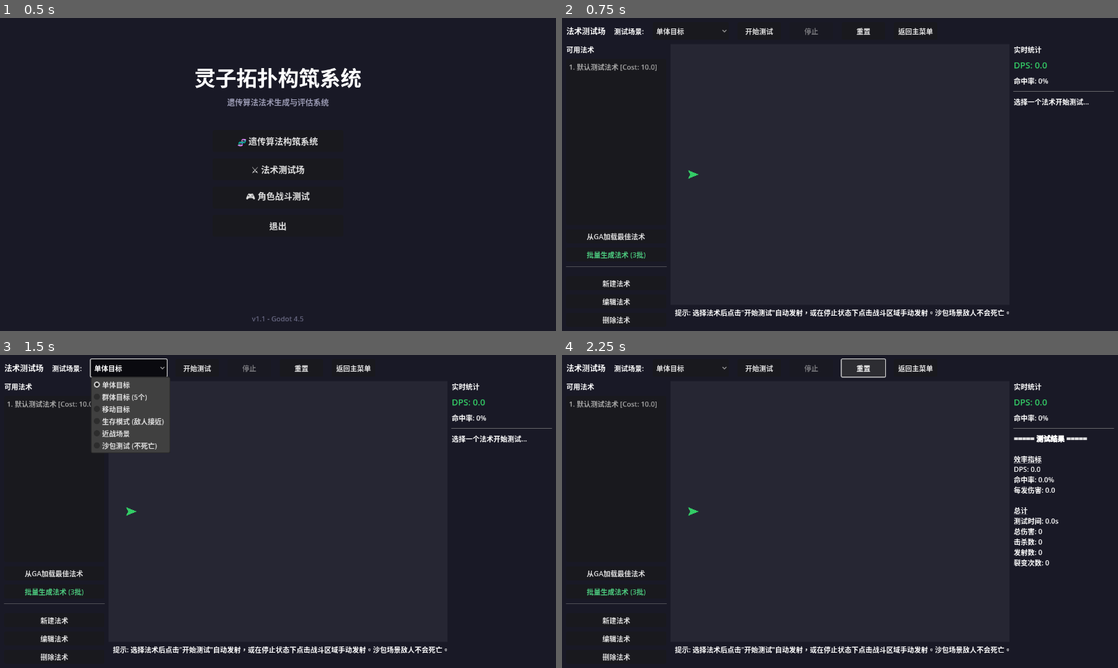
Above: before the commit, frames 1-4 (two rows, left to right).
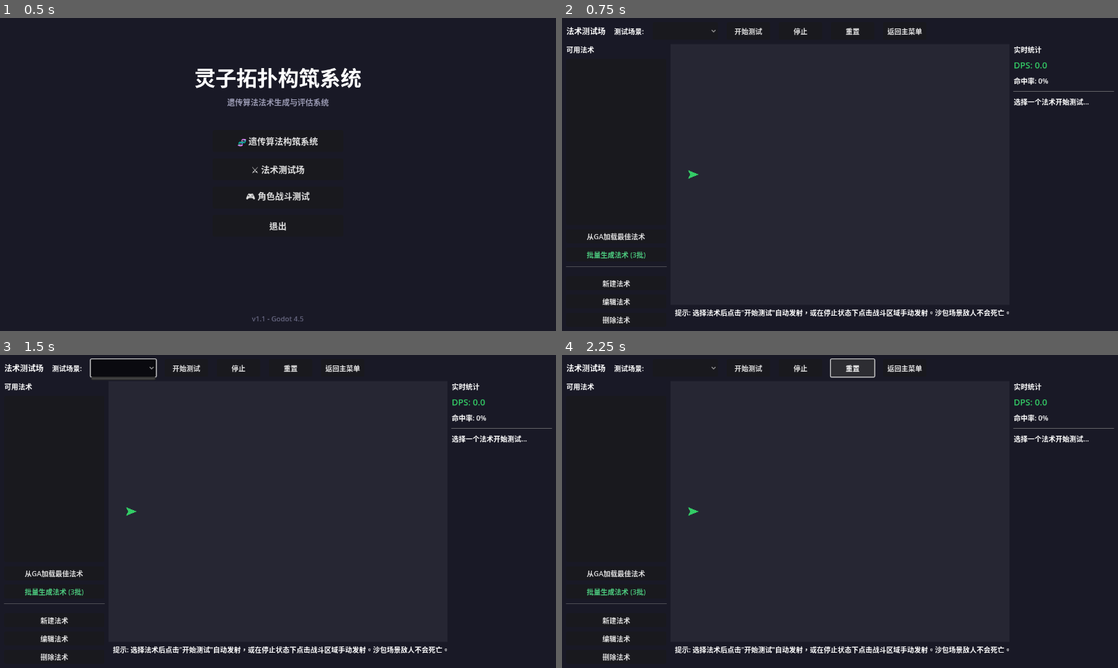
Above: after the commit, the same moments.

Repository: gdszyy/lingzi-topology-system
Game: Godot game, scene res://scenes/main_menu/main_menu.tscn
The game is run twice, just before and just after one commit, with the same random seed, the same clock (stepped at 60 frames per second) and the same inputs.
Inputs (mouse positions are in pixels of both pictures, inside the frame that each line leads up to; where the layout moved, square brackets give the same spot in the first picture):
- Up to frame 1 (0.5 s): no input
- Up to frame 2 (0.75 s): click "⚔️ 法术测试场" at 0.5 s
- Up to frame 3 (1.5 s): click (122, 367) [127, 367] at 1.25 s
- Up to frame 4 (2.25 s): click "重置" at 2 s

Frame 1 is identical in both runs. In frame 2, 0.7% of the frame differs, in the area x 1-67%, y 3-17%; in frame 3, 3.8%, in the area x 1-67%, y 1-32%; in frame 4, 1.8%.
Error after the commit: Parse Error: Could not preload resource file "res://scenes/battle_test/entities/attacking_enemy.tscn". (res://scenes/battle_test/battle_test_scene.gd:73)

Commit message:
feat: 添加护盾测试场景
新增功能：
- 添加护盾测试场景 (SHIELD_TEST) 到测试场
- 创建攻击型敌人 (AttackingEnemy) 用于测试护盾吸收
- 创建护盾测试玩家 (ShieldTestPlayer) 实体
- 添加护盾测试统计数据显示
- 添加默认护盾测试法术

护盾测试功能：
- 攻击型敌人会主动攻击玩家
- 实时显示护盾值、吸收伤害、激活次数等统计
- 护盾破碎时有视觉反馈
- 测试结束后显示详细护盾统计报告

Diff:
--- a/scenes/battle_test/battle_test_scene.gd
+++ b/scenes/battle_test/battle_test_scene.gd
@@ -6,7 +6,8 @@
 	MOVING_TARGETS,
 	SURVIVAL,
 	CLOSE_RANGE,
-	DUMMY_TARGETS
+	DUMMY_TARGETS,
+	SHIELD_TEST
 }
 
 @onready var scenario_option: OptionButton = $UI/TopPanel/ScenarioOption
@@ -34,6 +35,7 @@
 
 var enemy_scene: PackedScene
 var dummy_enemy_scene: PackedScene
+var attacking_enemy_scene: PackedScene
 
 var batch_generator: BatchSpellGenerator
 
@@ -53,9 +55,22 @@
 
 var last_batch_result: Dictionary = {}
 
+# 护盾测试统计
+var shield_test_stats = {
+	"current_shield": 0.0,
+	"damage_absorbed": 0.0,
+	"shield_activations": 0,
+	"shield_breaks": 0,
+	"attacks_received": 0
+}
+
+var shield_test_timer: Timer = null
+var shield_test_player: Node2D = null
+
 func _ready():
 	enemy_scene = preload("res://scenes/battle_test/entities/enemy.tscn")
 	dummy_enemy_scene = preload("res://scenes/battle_test/entities/dummy_enemy.tscn")
+	attacking_enemy_scene = preload("res://scenes/battle_test/entities/attacking_enemy.tscn")
 	spell_editor_scene = preload("res://scenes/battle_test/spell_editor.tscn")
 
 	batch_generator = BatchSpellGenerator.new()
@@ -77,6 +92,9 @@
 
 		if current_scenario == TestScenario.CLOSE_RANGE or current_scenario == TestScenario.SURVIVAL:
 			_check_enemy_reach_player()
+
+		if current_scenario == TestScenario.SHIELD_TEST:
+			_update_shield_test_stats()
 
 func _setup_ui() -> void:
 	start_button.pressed.connect(_on_start_pressed)
@@ -107,6 +125,7 @@
 	scenario_option.add_item("生存模式 (敌人接近)", TestScenario.SURVIVAL)
 	scenario_option.add_item("近战场景", TestScenario.CLOSE_RANGE)
 	scenario_option.add_item("沙包测试 (不死亡)", TestScenario.DUMMY_TARGETS)
+	scenario_option.add_item("护盾测试", TestScenario.SHIELD_TEST)
 
 func _create_default_spell() -> void:
 	var spell = SpellCoreData.new()
@@ -134,6 +153,11 @@
 	spell.topology_rules = rules
 
 	available_spells.append(spell)
+
+	# 添加护盾测试法术
+	var shield_spell = _create_shield_test_spell()
+	available_spells.append(shield_spell)
+
 	_update_spell_list()
 
 func _update_spell_list() -> void:
@@ -207,6 +231,9 @@
 	if survival_timer != null:
 		survival_timer.stop()
 
+	if shield_test_timer != null:
+		shield_test_timer.stop()
+
 	_show_final_results()
 
 func _on_reset_pressed() -> void:
@@ -216,6 +243,18 @@
 	test_duration = 0.0
 	total_damage_dealt = 0.0
 	enemies_killed = 0
+
+	# 重置护盾测试统计
+	shield_test_stats.current_shield = 0.0
+	shield_test_stats.damage_absorbed = 0.0
+	shield_test_stats.shield_activations = 0
+	shield_test_stats.shield_breaks = 0
+	shield_test_stats.attacks_received = 0
+
+	# 清理护盾测试玩家
+	if shield_test_player != null:
+		shield_test_player.queue_free()
+		shield_test_player = null
 
 	for enemy in enemy_container.get_children():
 		if enemy is DummyEnemy:
@@ -330,6 +369,12 @@
 			_spawn_dummy_enemy(battle_center + Vector2(400, 80), DummyEnemy.MovePattern.ORBIT, 100.0)
 			call_deferred("_setup_orbit_dummy", battle_center)
 
+		TestScenario.SHIELD_TEST:
+			_spawn_attacking_enemy(battle_center + Vector2(250, 0), 100.0, 80.0, 15.0, 1.5)
+			_spawn_attacking_enemy(battle_center + Vector2(200, -150), 80.0, 70.0, 10.0, 2.0)
+			_spawn_attacking_enemy(battle_center + Vector2(200, 150), 80.0, 70.0, 10.0, 2.0)
+			_start_shield_test_spawner()
+
 func _setup_orbit_dummy(center: Vector2) -> void:
 	for enemy in enemy_container.get_children():
 		if enemy is DummyEnemy and enemy.move_pattern == DummyEnemy.MovePattern.ORBIT:
@@ -450,6 +495,8 @@
 	for enemy in enemy_container.get_children():
 		if enemy is Enemy:
 			enemy.set_target_position(player_position)
+		elif enemy is AttackingEnemy:
+			enemy.set_target_position(player_position)
 
 func _check_enemy_reach_player() -> void:
 	for enemy in enemy_container.get_children():
@@ -477,10 +524,20 @@
 	stats_text += "裂变次数: %d\n" % caster_stats.fissions_triggered
 	stats_text += "活跃子弹: %d\n" % caster_stats.active_projectiles
 
-	var scenario_names = ["单体目标", "群体目标", "移动目标", "生存模式", "近战场景", "沙包测试"]
+	var scenario_names = ["单体目标", "群体目标", "移动目标", "生存模式", "近战场景", "沙包测试", "护盾测试"]
 	stats_text += "\n[u]场景: %s[/u]\n" % scenario_names[current_scenario]
 
 	if current_scenario == TestScenario.SURVIVAL or current_scenario == TestScenario.CLOSE_RANGE:
+		var enemy_count = enemy_container.get_child_count()
+		stats_text += "当前敌人数: %d\n" % enemy_count
+
+	if current_scenario == TestScenario.SHIELD_TEST:
+		stats_text += "\n[u]护盾统计[/u]\n"
+		stats_text += "护盾值: %.0f\n" % shield_test_stats.current_shield
+		stats_text += "吸收伤害: %.0f\n" % shield_test_stats.damage_absorbed
+		stats_text += "护盾激活次数: %d\n" % shield_test_stats.shield_activations
+		stats_text += "护盾破碎次数: %d\n" % shield_test_stats.shield_breaks
+		stats_text += "受到攻击: %d\n" % shield_test_stats.attacks_received
 		var enemy_count = enemy_container.get_child_count()
 		stats_text += "当前敌人数: %d\n" % enemy_count
 
@@ -528,6 +585,19 @@
 				result_text += "  平均单次伤害: %.1f\n" % dummy_stats.avg_damage_per_hit
 				dummy_index += 1
 
+	if current_scenario == TestScenario.SHIELD_TEST:
+		result_text += "\n[u]护盾测试结果[/u]\n"
+		result_text += "护盾激活次数: %d\n" % shield_test_stats.shield_activations
+		result_text += "护盾破碎次数: %d\n" % shield_test_stats.shield_breaks
+		result_text += "总吸收伤害: %.0f\n" % shield_test_stats.damage_absorbed
+		result_text += "受到攻击次数: %d\n" % shield_test_stats.attacks_received
+		if shield_test_stats.attacks_received > 0:
+			var avg_absorbed = shield_test_stats.damage_absorbed / shield_test_stats.attacks_received
+			result_text += "平均每次吸收: %.1f\n" % avg_absorbed
+		if shield_test_stats.shield_activations > 0:
+			var avg_per_shield = shield_test_stats.damage_absorbed / shield_test_stats.shield_activations
+			result_text += "每次护盾平均吸收: %.1f\n" % avg_per_shield
+
 	stats_label.text = result_text
 
 func _input(event: InputEvent) -> void:
@@ -593,3 +663,155 @@
 	if spell_editor != null:
 		spell_editor.queue_free()
 		spell_editor = null
+
+
+## ========== 护盾测试相关函数 ==========
+
+func _spawn_attacking_enemy(pos: Vector2, health: float, speed: float, damage: float, cooldown: float) -> void:
+	call_deferred("_spawn_attacking_enemy_internal", pos, health, speed, damage, cooldown)
+
+func _spawn_attacking_enemy_internal(pos: Vector2, health: float, speed: float, damage: float, cooldown: float) -> AttackingEnemy:
+	var enemy = attacking_enemy_scene.instantiate() as AttackingEnemy
+	enemy_container.add_child(enemy)
+	enemy.global_position = pos
+	enemy.set_max_energy_cap(health)
+	enemy.move_speed = speed
+	enemy.attack_damage = damage
+	enemy.attack_cooldown = cooldown
+	enemy.set_target_position(player_position)
+
+	enemy.damage_taken.connect(_on_enemy_damage_taken)
+	enemy.enemy_died.connect(_on_attacking_enemy_died)
+	enemy.attack_performed.connect(_on_enemy_attack_performed)
+
+	return enemy
+
+func _on_attacking_enemy_died(_enemy: AttackingEnemy) -> void:
+	enemies_killed += 1
+
+	if is_running and current_scenario == TestScenario.SHIELD_TEST:
+		# 生成新的攻击型敌人
+		var battle_center = battle_area.position + battle_area.size / 2
+		var angle = randf() * TAU
+		var distance = randf_range(200, 350)
+		var spawn_pos = battle_center + Vector2(cos(angle), sin(angle)) * distance
+		var health = 80.0 + enemies_killed * 5.0
+		var speed = 70.0 + mini(enemies_killed * 2, 40)
+		var damage = 10.0 + enemies_killed * 0.5
+		var cooldown = maxf(1.0, 2.0 - enemies_killed * 0.05)
+		_spawn_attacking_enemy(spawn_pos, health, speed, damage, cooldown)
+
+func _on_enemy_attack_performed(damage: float) -> void:
+	shield_test_stats.attacks_received += 1
+
+	# 检查护盾状态
+	if shield_test_player and is_instance_valid(shield_test_player):
+		var old_shield = shield_test_stats.current_shield
+		shield_test_stats.current_shield = shield_test_player.current_shield
+
+		if old_shield > 0 and shield_test_stats.current_shield < old_shield:
+			var absorbed = old_shield - shield_test_stats.current_shield
+			shield_test_stats.damage_absorbed += absorbed
+
+		if old_shield > 0 and shield_test_stats.current_shield <= 0:
+			shield_test_stats.shield_breaks += 1
+
+func _start_shield_test_spawner() -> void:
+	if shield_test_timer != null:
+		shield_test_timer.queue_free()
+
+	shield_test_timer = Timer.new()
+	shield_test_timer.wait_time = 3.0
+	shield_test_timer.timeout.connect(_on_shield_test_spawn_timer)
+	add_child(shield_test_timer)
+	shield_test_timer.start()
+
+	# 创建测试用玩家实体
+	_setup_shield_test_player()
+
+func _setup_shield_test_player() -> void:
+	# 创建一个简单的玩家实体用于护盾测试
+	if shield_test_player != null:
+		shield_test_player.queue_free()
+
+	shield_test_player = Node2D.new()
+	shield_test_player.name = "ShieldTestPlayer"
+	shield_test_player.set_script(load("res://scenes/battle_test/shield_test_player.gd"))
+	shield_test_player.global_position = player_position
+	add_child(shield_test_player)
+
+	shield_test_player.add_to_group("players")
+
+	# 连接护盾信号
+	if shield_test_player.has_signal("shield_changed"):
+		shield_test_player.shield_changed.connect(_on_shield_test_player_shield_changed)
+
+	# 重置统计
+	shield_test_stats.current_shield = 0.0
+	shield_test_stats.damage_absorbed = 0.0
+	shield_test_stats.shield_activations = 0
+	shield_test_stats.shield_breaks = 0
+	shield_test_stats.attacks_received = 0
+
+func _on_shield_test_player_shield_changed(new_shield: float, old_shield: float) -> void:
+	shield_test_stats.current_shield = new_shield
+
+	if new_shield > old_shield:
+		shield_test_stats.shield_activations += 1
+	elif old_shield > 0 and new_shield <= 0:
+		shield_test_stats.shield_breaks += 1
+
+func _on_shield_test_spawn_timer() -> void:
+	if not is_running or current_scenario != TestScenario.SHIELD_TEST:
+		return
+
+	var battle_center = battle_area.position + battle_area.size / 2
+	var angle = randf() * TAU
+	var distance = randf_range(250, 400)
+	var spawn_pos = battle_center + Vector2(cos(angle), sin(angle)) * distance
+	var health = 80.0 + enemies_killed * 3.0
+	var speed = 70.0 + mini(enemies_killed * 2, 50)
+	var damage = 10.0 + enemies_killed * 0.3
+	var cooldown = maxf(1.0, 2.0 - enemies_killed * 0.03)
+	_spawn_attacking_enemy(spawn_pos, health, speed, damage, cooldown)
+
+func _update_shield_test_targets() -> void:
+	for enemy in enemy_container.get_children():
+		if enemy is AttackingEnemy:
+			enemy.set_target_position(player_position)
+
+func _create_shield_test_spell() -> SpellCoreData:
+	## 创建一个护盾测试法术
+	var spell = SpellCoreData.new()
+	spell.generate_id()
+	spell.spell_name = "测试护盾"
+	spell.description = "生成一个护盾保护自身"
+	spell.spell_type = SpellCoreData.SpellType.ENGRAVING
+	spell.resource_cost = 15.0
+	spell.cooldown = 3.0
+
+	var trigger = TriggerData.new()
+	trigger.trigger_type = TriggerData.TriggerType.ON_TAKE_DAMAGE
+	trigger.trigger_once = false
+
+	var shield_action = ShieldActionData.new()
+	shield_action.shield_type = ShieldActionData.ShieldType.PERSONAL
+	shield_action.shield_amount = 30.0
+	shield_action.shield_duration = 5.0
+
+	var rule = TopologyRuleData.new()
+	rule.rule_name = "受伤护盾"
+	rule.trigger = trigger
+	var actions: Array[ActionData] = [shield_action]
+	rule.actions = actions
+
+	var rules: Array[TopologyRuleData] = [rule]
+	spell.topology_rules = rules
+
+	return spell
+
+
+func _update_shield_test_stats() -> void:
+	# 更新护盾测试玩家的护盾状态
+	if shield_test_player and is_instance_valid(shield_test_player):
+		shield_test_stats.current_shield = shield_test_player.current_shield
--- /dev/null
+++ b/scenes/battle_test/entities/attacking_enemy.gd
@@ -0,0 +1,197 @@
+extends Area2D
+class_name AttackingEnemy
+
+## 攻击型敌人
+## 会主动攻击玩家，用于测试护盾系统
+
+signal enemy_died(enemy: AttackingEnemy)
+signal damage_taken(amount: float)
+signal attack_performed(damage: float)
+
+## 能量系统配置
+@export var energy_system: EnergySystemData
+
+## 移动配置
+@export var move_speed: float = 100.0
+@export var attack_range: float = 150.0
+@export var attack_damage: float = 10.0
+@export var attack_cooldown: float = 1.5
+
+var target_position: Vector2 = Vector2.ZERO
+var attack_timer: float = 0.0
+var can_attack: bool = true
+
+@onready var health_bar: ProgressBar = $HealthBar
+@onready var sprite: Polygon2D = $Visual
+@onready var attack_indicator: Node2D = $AttackIndicator
+
+const NORMAL_COLOR = Color(0.8, 0.3, 0.3)
+const ATTACKING_COLOR = Color(1.0, 0.5, 0.0)
+const DAMAGED_COLOR = Color(1.0, 0.7, 0.7)
+
+func _ready():
+	add_to_group("enemies")
+
+	# 初始化能量系统
+	if energy_system == null:
+		energy_system = EnergySystemData.create_enemy_default(80.0)
+
+	# 连接能量系统信号
+	energy_system.energy_cap_changed.connect(_on_energy_cap_changed)
+	energy_system.depleted.connect(_on_energy_depleted)
+
+	_update_health_bar()
+
+	# 创建攻击指示器
+	if attack_indicator == null:
+		attack_indicator = Node2D.new()
+		attack_indicator.name = "AttackIndicator"
+		add_child(attack_indicator)
+	_setup_attack_indicator()
+
+func _setup_attack_indicator() -> void:
+	# 创建攻击范围指示器
+	var range_circle = Polygon2D.new()
+	var points: PackedVector2Array = []
+	var segments = 32
+
+	for i in range(segments + 1):
+		var angle = i * TAU / segments
+		points.append(Vector2(cos(angle), sin(angle)) * attack_range)
+
+	range_circle.polygon = points
+	range_circle.color = Color(1.0, 0.3, 0.3, 0.1)
+	range_circle.name = "RangeCircle"
+	attack_indicator.add_child(range_circle)
+
+func _physics_process(delta: float) -> void:
+	_update_movement(delta)
+	_update_attack(delta)
+
+	# 能量系统更新
+	if energy_system:
+		energy_system.absorb_from_environment(delta)
+
+func set_target_position(pos: Vector2) -> void:
+	target_position = pos
+
+func set_max_energy_cap(value: float) -> void:
+	if energy_system:
+		energy_system.max_energy_cap = value
+		energy_system.current_energy_cap = value
+		energy_system.current_energy = value * 0.5
+		_update_health_bar()
+
+func _update_movement(delta: float) -> void:
+	if move_speed <= 0:
+		return
+
+	var distance = global_position.distance_to(target_position)
+
+	# 保持在攻击范围边缘
+	var desired_distance = attack_range * 0.8
+
+	if distance > desired_distance:
+		var direction = (target_position - global_position).normalized()
+		global_position += direction * move_speed * delta
+	elif distance < desired_distance * 0.5:
+		# 太近了，后退
+		var direction = (global_position - target_position).normalized()
+		global_position += direction * move_speed * 0.5 * delta
+
+func _update_attack(delta: float) -> void:
+	if not can_attack:
+		attack_timer -= delta
+		if attack_timer <= 0:
+			can_attack = true
+			sprite.color = NORMAL_COLOR
+		return
+
+	var distance = global_position.distance_to(target_position)
+
+	if distance <= attack_range:
+		_perform_attack()
+
+func _perform_attack() -> void:
+	can_attack = false
+	attack_timer = attack_cooldown
+
+	# 视觉反馈
+	sprite.color = ATTACKING_COLOR
+	_play_attack_animation()
+
+	# 查找玩家并造成伤害
+	var players = get_tree().get_nodes_in_group("players")
+	for player in players:
+		if player.has_method("take_damage"):
+			player.take_damage(attack_damage, self)
+			attack_performed.emit(attack_damage)
+			break
+
+func _play_attack_animation() -> void:
+	# 攻击动画 - 向目标方向冲刺
+	var direction = (target_position - global_position).normalized()
+	var original_pos = global_position
+
+	var tween = create_tween()
+	tween.tween_property(self, "global_position", global_position + direction * 20.0, 0.1)
+	tween.tween_property(self, "global_position", original_pos, 0.2)
+
+	# 攻击波纹效果
+	_spawn_attack_wave()
+
+func _spawn_attack_wave() -> void:
+	var wave = Polygon2D.new()
+	var points: PackedVector2Array = []
+	var segments = 24
+
+	for i in range(segments + 1):
+		var angle = i * TAU / segments
+		points.append(Vector2(cos(angle), sin(angle)) * 10.0)
+
+	wave.polygon = points
+	wave.color = Color(1.0, 0.5, 0.0, 0.5)
+	wave.global_position = global_position
+	get_tree().current_scene.add_child(wave)
+
+	var tween = create_tween()
+	tween.tween_property(wave, "scale", Vector2.ONE * (attack_range / 10.0), 0.3)
+	tween.parallel().tween_property(wave, "modulate:a", 0.0, 0.3)
+	tween.tween_callback(wave.queue_free)
+
+func take_damage(amount: float, _damage_type: int = 0) -> void:
+	if energy_system:
+		energy_system.take_damage(amount)
+
+	damage_taken.emit(amount)
+	_flash_damage()
+
+func _flash_damage() -> void:
+	if sprite:
+		sprite.color = DAMAGED_COLOR
+		var tween = create_tween()
+		tween.tween_property(sprite, "color", NORMAL_COLOR, 0.2)
+
+func _update_health_bar() -> void:
+	if health_bar and energy_system:
+		health_bar.value = energy_system.get_cap_percent() * 100.0
+
+func _on_energy_cap_changed(_current_cap: float, _max_cap: float) -> void:
+	_update_health_bar()
+
+func _on_energy_depleted() -> void:
+	_die()
+
+func _die() -> void:
+	enemy_died.emit(self)
+	set_deferred("monitoring", false)
+	set_deferred("monitorable", false)
+	call_deferred("queue_free")
+
+func apply_knockback(knockback: Vector2) -> void:
+	global_position += knockback * 0.1
+
+func get_health_percent() -> float:
+	if energy_system:
+		return energy_system.get_cap_percent()
+	return 0.0
--- /dev/null
+++ b/scenes/battle_test/entities/attacking_enemy.tscn
@@ -0,0 +1,29 @@
+[gd_scene load_steps=2 format=3 uid="uid://attacking_enemy"]
+
+[ext_resource type="Script" path="res://scenes/battle_test/entities/attacking_enemy.gd" id="1_script"]
+
+[node name="AttackingEnemy" type="Area2D"]
+collision_layer = 2
+collision_mask = 1
+script = ExtResource("1_script")
+
+[node name="CollisionShape2D" type="CollisionShape2D" parent="."]
+shape = SubResource("CircleShape2D_enemy")
+
+[node name="Visual" type="Polygon2D" parent="."]
+color = Color(0.8, 0.3, 0.3, 1)
+polygon = PackedVector2Array(-12, -12, 12, -12, 15, 0, 12, 12, -12, 12, -15, 0)
+
+[node name="AttackIndicator" type="Node2D" parent="."]
+modulate = Color(1, 1, 1, 0.3)
+
+[node name="HealthBar" type="ProgressBar" parent="."]
+offset_left = -20.0
+offset_top = -25.0
+offset_right = 20.0
+offset_bottom = -18.0
+show_percentage = false
+value = 100.0
+
+[sub_resource type="CircleShape2D" id="CircleShape2D_enemy"]
+radius = 15.0
--- /dev/null
+++ b/scenes/battle_test/shield_test_player.gd
@@ -0,0 +1,191 @@
+extends Node2D
+class_name ShieldTestPlayer
+
+## 护盾测试玩家
+## 用于测试护盾系统的简化玩家实体
+
+signal shield_changed(new_shield: float, old_shield: float)
+signal took_damage(damage: float, source: Node2D)
+signal health_changed(current: float, max_val: float)
+
+## 基础属性
+@export var max_health: float = 100.0
+@export var current_health: float = 100.0
+
+## 护盾系统
+var current_shield: float = 0.0
+var shield_duration: float = 0.0
+var max_shield: float = 0.0
+
+## 护盾特效引用
+var shield_vfx: ShieldVFX = null
+
+## 视觉组件
+var visual: Polygon2D
+var health_bar: ProgressBar
+var shield_bar: ProgressBar
+var shield_indicator: Node2D
+
+func _ready() -> void:
+	_setup_visuals()
+	add_to_group("players")
+	add_to_group("allies")
+
+func _setup_visuals() -> void:
+	# 玩家视觉
+	visual = Polygon2D.new()
+	visual.polygon = PackedVector2Array([
+		Vector2(20, 0),
+		Vector2(-15, -12),
+		Vector2(-8, 0),
+		Vector2(-15, 12)
+	])
+	visual.color = Color(0.2, 0.8, 0.4, 1.0)
+	add_child(visual)
+
+	# 血条
+	health_bar = ProgressBar.new()
+	health_bar.position = Vector2(-25, -35)
+	health_bar.size = Vector2(50, 8)
+	health_bar.show_percentage = false
+	health_bar.value = 100.0
+	add_child(health_bar)
+
+	# 护盾条
+	shield_bar = ProgressBar.new()
+	shield_bar.position = Vector2(-25, -45)
+	shield_bar.size = Vector2(50, 6)
+	shield_bar.show_percentage = false
+	shield_bar.value = 0.0
+	shield_bar.modulate = Color(0.3, 0.7, 1.0, 1.0)
+	add_child(shield_bar)
+
+	# 护盾指示器
+	shield_indicator = Node2D.new()
+	shield_indicator.visible = false
+	add_child(shield_indicator)
+
+	var shield_circle = Polygon2D.new()
+	var points: PackedVector2Array = []
+	var segments = 32
+	for i in range(segments + 1):
+		var angle = i * TAU / segments
+		points.append(Vector2(cos(angle), sin(angle)) * 35.0)
+	shield_circle.polygon = points
+	shield_circle.color = Color(0.3, 0.7, 1.0, 0.3)
+	shield_indicator.add_child(shield_circle)
+
+func _process(delta: float) -> void:
+	_update_shield(delta)
+	_update_visuals()
+
+func _update_shield(delta: float) -> void:
+	if shield_duration > 0:
+		shield_duration -= delta
+		if shield_duration <= 0:
+			var old_shield = current_shield
+			current_shield = 0
+			max_shield = 0
+			shield_changed.emit(current_shield, old_shield)
+			_remove_shield_vfx()
+
+func _update_visuals() -> void:
+	# 更新血条
+	health_bar.value = (current_health / max_health) * 100.0
+
+	# 更新护盾条
+	if max_shield > 0:
+		shield_bar.value = (current_shield / max_shield) * 100.0
+		shield_bar.visible = true
+	else:
+		shield_bar.visible = false
+
+	# 更新护盾指示器
+	shield_indicator.visible = current_shield > 0
+
+func take_damage(damage: float, source: Node2D = null) -> void:
+	var actual_damage = damage
+	var old_shield = current_shield
+
+	# 护盾优先吸收伤害
+	if current_shield > 0:
+		var shield_absorb = min(current_shield, actual_damage)
+		current_shield -= shield_absorb
+		actual_damage -= shield_absorb
+
+		# 护盾受击效果
+		if shield_vfx and is_instance_valid(shield_vfx):
+			shield_vfx.take_damage(shield_absorb)
+
+		if current_shield <= 0:
+			_remove_shield_vfx()
+
+		shield_changed.emit(current_shield, old_shield)
+
+	# 剩余伤害扣血
+	if actual_damage > 0:
+		current_health = max(0, current_health - actual_damage)
+		health_changed.emit(current_health, max_health)
+		_flash_damage()
+
+	took_damage.emit(damage, source)
+
+func apply_shield(amount: float, duration: float) -> void:
+	var old_shield = current_shield
+
+	# 更新护盾值
+	if amount > current_shield:
+		current_shield = amount
+		max_shield = amount
+
+	# 更新持续时间
+	if duration > shield_duration:
+		shield_duration = duration
+
+	# 创建护盾特效
+	_spawn_shield_vfx(ShieldActionData.ShieldType.PERSONAL, amount, duration)
+
+	shield_changed.emit(current_shield, old_shield)
+
+func _spawn_shield_vfx(shield_type: ShieldActionData.ShieldType, amount: float, duration: float) -> void:
+	# 移除旧的护盾特效
+	_remove_shield_vfx()
+
+	# 创建新的护盾特效
+	shield_vfx = VFXFactory.create_shield_vfx(shield_type, amount, duration, 40.0, self)
+	if shield_vfx:
+		get_tree().current_scene.add_child(shield_vfx)
+		shield_vfx.shield_hit.connect(_on_shield_vfx_hit)
+		shield_vfx.shield_broken.connect(_on_shield_vfx_broken)
+
+func _remove_shield_vfx() -> void:
+	if shield_vfx and is_instance_valid(shield_vfx):
+		shield_vfx.stop()
+		shield_vfx = null
+
+func _on_shield_vfx_hit(_damage: float) -> void:
+	pass
+
+func _on_shield_vfx_broken() -> void:
+	current_shield = 0
+	max_shield = 0
+
+func _flash_damage() -> void:
+	if visual:
+		var original_color = visual.color
+		visual.color = Color(1.0, 0.5, 0.5, 1.0)
+		var tween = create_tween()
+		tween.tween_property(visual, "color", original_color, 0.2)
+
+func heal(amount: float) -> float:
+	var old_health = current_health
+	current_health = min(max_health, current_health + amount)
+	var healed = current_health - old_health
+	health_changed.emit(current_health, max_health)
+	return healed
+
+func get_health_percent() -> float:
+	return current_health / max_health if max_health > 0 else 0.0
+
+func get_shield_percent() -> float:
+	return current_shield / max_shield if max_shield > 0 else 0.0
